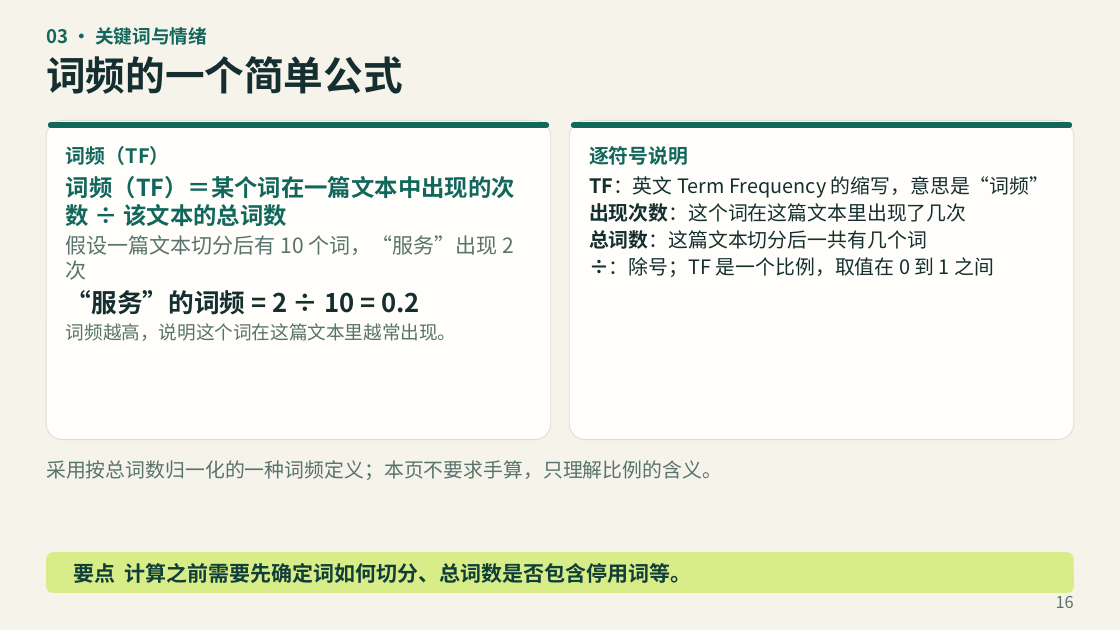
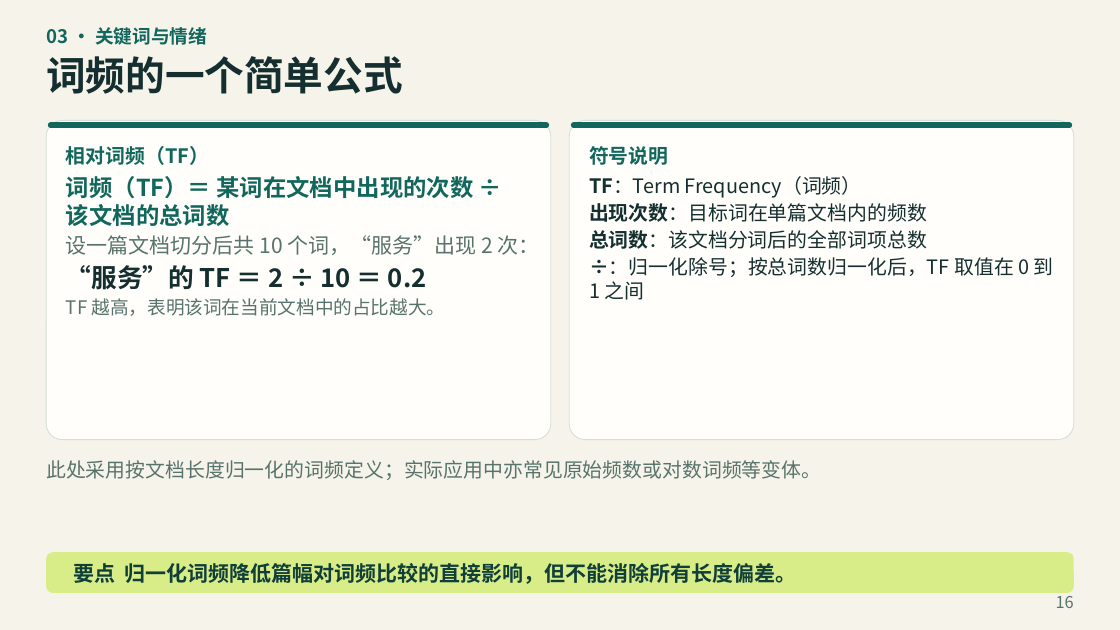
Before and after one commit to jefeerzhang/jefeerzhang.github.io, a slide deck: slide 16 of courses/big-data-finance/text-analysis/文本分析教学PPT.pptx. Drawn at 1120x630 pixels with LibreOffice and Linux fonts; fonts in the diff are those of the drawing. Boxes give left, top, right and bottom in pixels: in the first picture for what was removed or moved away, otherwise in the second. Text is boxed around its words. In the diff, an @@ line names an element or a change of style, - is before the commit and + after.

Commit message:
fix(文本分析): 修正课件概念与互动演示
纠正主题模型、词频和金融文献的表述，修复互动页关键词按钮，并同步课件 PDF 与 PPTX。

```diff
--- a/courses/big-data-finance/text-analysis/文本分析教学PPT.pptx
+++ b/courses/big-data-finance/text-analysis/文本分析教学PPT.pptx
@@ text in rounded rectangle at (x1=66, y1=146, x2=540, y2=316): text changed @@
-词频（TF）
-词频（TF）＝某个词在一篇文本中出现的次数 ÷ 该文本的总词数
-假设一篇文本切分后有 10 个词，“服务”出现 2 次
-“服务”的词频 = 2 ÷ 10 = 0.2
-词频越高，说明这个词在这篇文本里越常出现。
+相对词频（TF）
+词频（TF）＝ 某词在文档中出现的次数 ÷ 该文档的总词数
+设一篇文档切分后共 10 个词，“服务”出现 2 次：
+“服务”的 TF ＝ 2 ÷ 10 ＝ 0.2
+TF 越高，表明该词在当前文档中的占比越大。
@@ text in rounded rectangle at (x1=589, y1=146, x2=1054, y2=300): text changed @@
-逐符号说明
-TF：英文 Term Frequency 的缩写，意思是“词频”
-出现次数：这个词在这篇文本里出现了几次
-总词数：这篇文本切分后一共有几个词
-÷：除号；TF 是一个比例，取值在 0 到 1 之间
+符号说明
+TF：Term Frequency（词频）
+出现次数：目标词在单篇文档内的频数
+总词数：该文档分词后的全部词项总数
+÷：归一化除号；按总词数归一化后，TF 取值在 0 到 1 之间
@@ text at (x1=46, y1=460, x2=821, y2=480): text changed @@
-采用按总词数归一化的一种词频定义；本页不要求手算，只理解比例的含义。
+此处采用按文档长度归一化的词频定义；实际应用中亦常见原始频数或对数词频等变体。
@@ text in rounded rectangle at (x1=73, y1=563, x2=797, y2=584): text changed @@
-要点 计算之前需要先确定词如何切分、总词数是否包含停用词等。
+要点 归一化词频降低篇幅对词频比较的直接影响，但不能消除所有长度偏差。
```
Also in this commit, not shown: 40 other slides changed, 3 other files.
